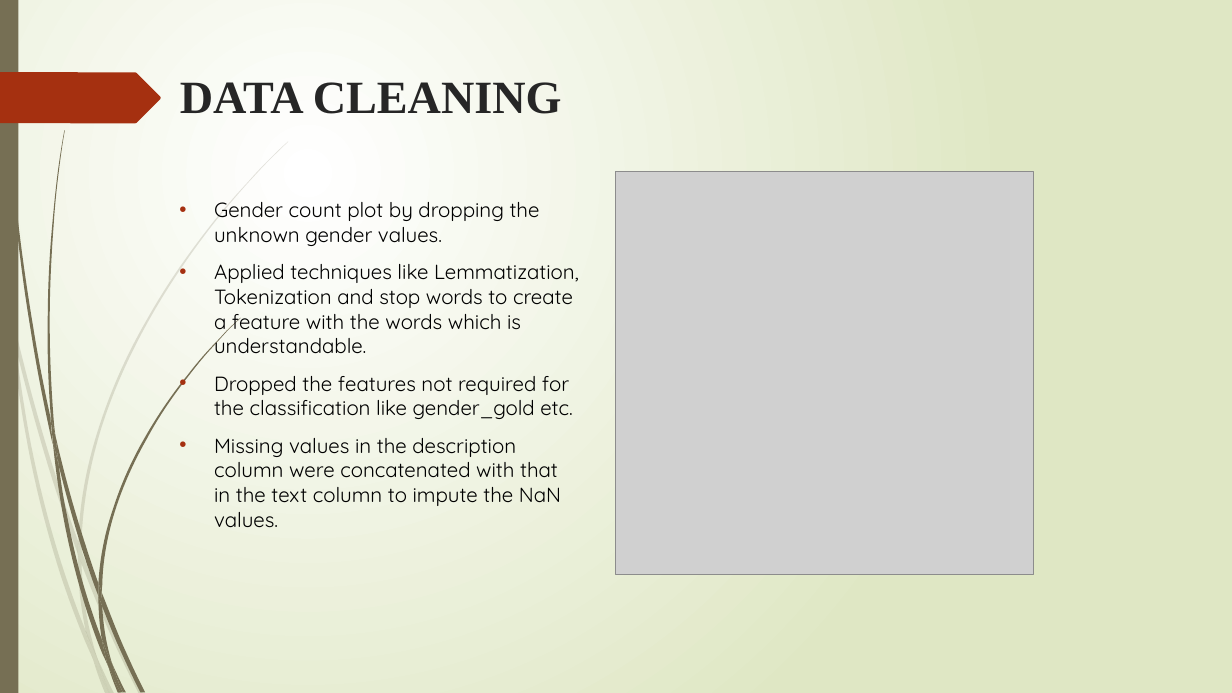
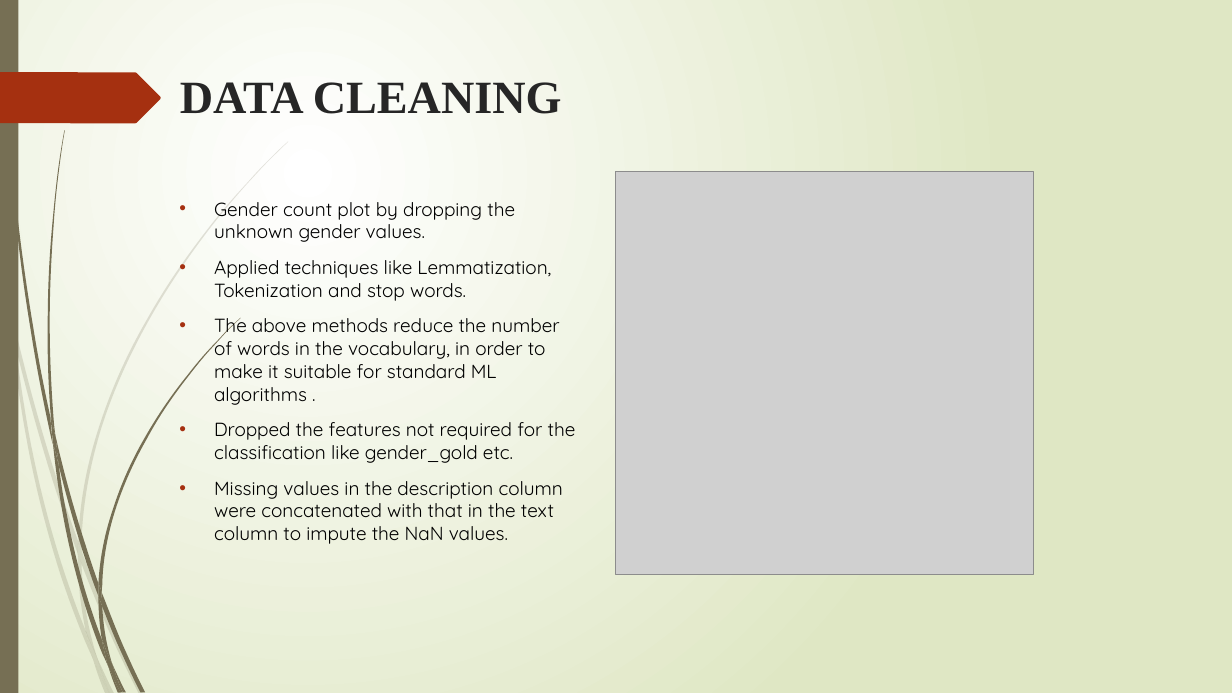
Before and after one commit to Ravi19911992/Springboard-Capstone-2, a slide deck: slide 5 of Capstone_Project_2_ppt.pptx. Drawn at 1232x693 pixels with LibreOffice and Linux fonts; fonts in the diff are those of the drawing; grey boxes stand for pictures. Boxes give left, top, right and bottom in pixels: in the first picture for what was removed or moved away, otherwise in the second. Text is boxed around its words. In the diff, an @@ line names an element or a change of style, - is before the commit and + after.

```diff
--- a/Capstone_Project_2_ppt.pptx
+++ b/Capstone_Project_2_ppt.pptx
@@ text at (x1=214, y1=202, x2=576, y2=544): size 16 to 14.8 pt in "Gender count plot by dropping the unknown ...", "Dropped the features not required for the ...", "Missing values in the description column were ..." @@
@@ text at (x1=214, y1=260, x2=559, y2=405): text changed; size 16 to 14.8 pt @@
-• Applied techniques like Lemmatization, Tokenization and stop words to create a feature with the words which is understandable.
+• Applied techniques like Lemmatization, Tokenization and stop words.
+• The above methods reduce the number of words in the vocabulary, in order to make it suitable for standard ML algorithms .
```
Also in this commit, not shown: 3 other slides changed.
